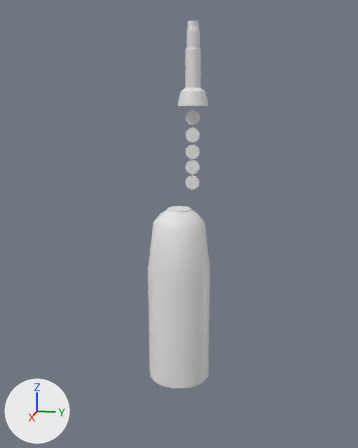
A saved change to the Blender file mek_fgb/measurements.blend.
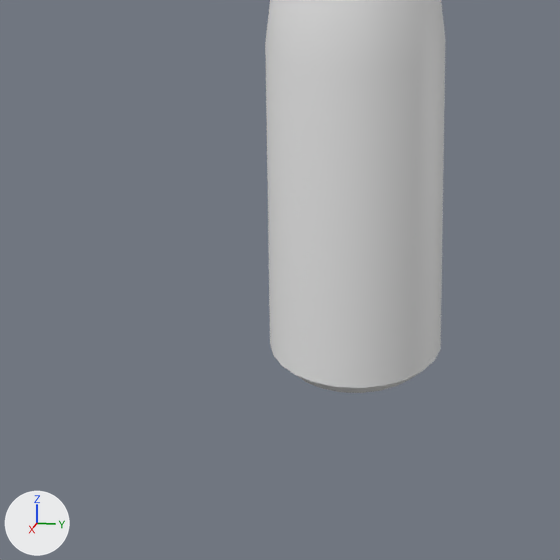
Each version appears first whole from a 50 mm lens placed at (21.61, 3.72, 9.21), pointed at (1.87, -0.23, 4.27), and next in a close-up on the part from 16% to 70% of the width and 57% to 100% of the height. Every picture has the same lights, and +X, +Y and +Z are marked at lower left.
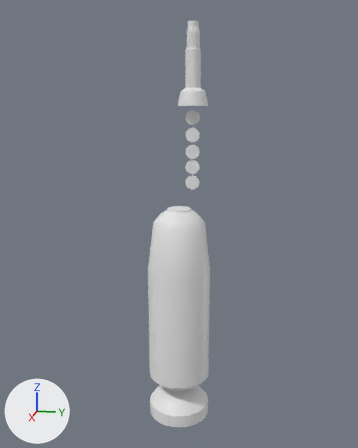
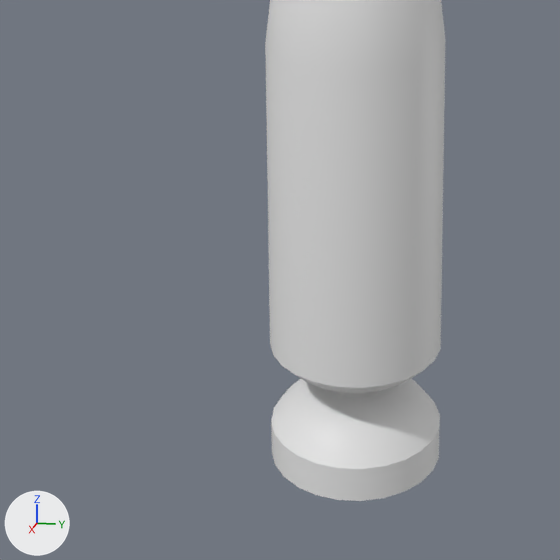
The change, as a list of edits to the scene's bpy script:
```text
Change me_cylinder:
    used by ob_cylinder; location = (3.0, 0.0, 0.0)
    remove me_cylinder.from_pydata(...)  # 264 vertices, 242 faces; spans x -1.25..1.25, y -1.25..1.25, z -2.39..5.18
    add me_cylinder.from_pydata(...)  # 504 vertices, 458 faces; spans x -1.25..1.25, y -1.25..1.25, z -3.68..5.18
    me_cylinder part 1: a new loose piece of 240 vertices spanning x -1.25..1.25, y -1.25..1.25, z -3.68..-2.56
```

Where the change shows, as pixel boxes (x1, y1, x2, y2) in the close-ups (560 x 560 px):
'Cylinder', reshaped: before (265, 0, 446, 393); after (265, 0, 446, 501)
part 1 of me_cylinder, added: after (271, 379, 440, 501)
